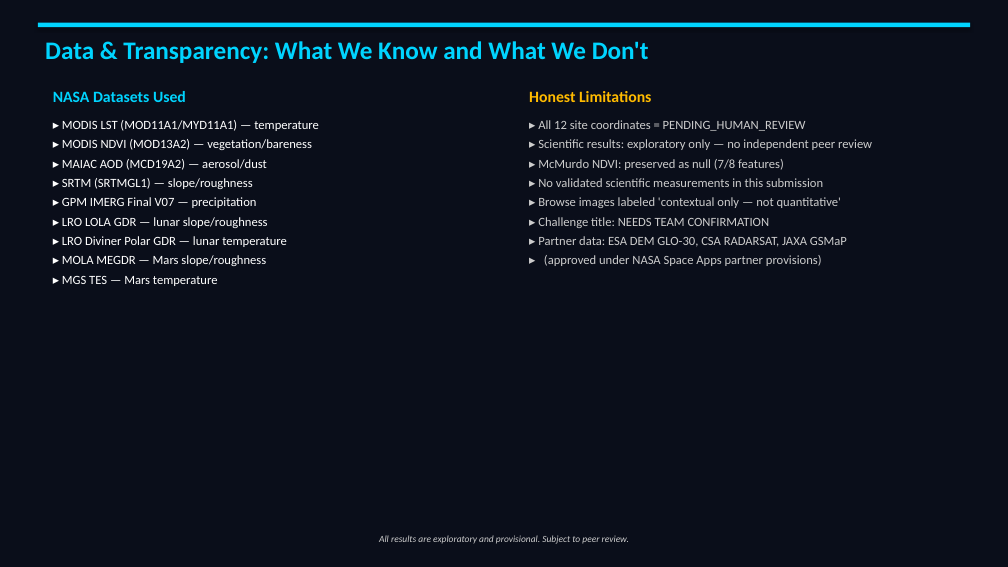
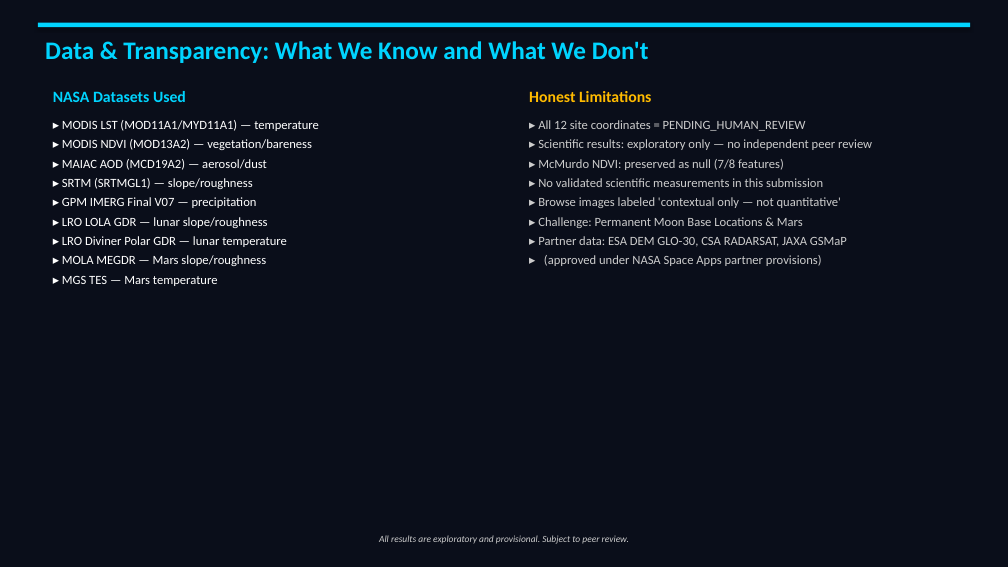
Before and after one commit to Amarahan/TerraTwin, a slide deck: slide 5 of submission/TerraTwin_Final_Demo.pptx. Drawn at 1008x567 pixels with LibreOffice and Linux fonts; fonts in the diff are those of the drawing. Boxes give left, top, right and bottom in pixels: in the first picture for what was removed or moved away, otherwise in the second. Text is boxed around its words. In the diff, an @@ line names an element or a change of style, - is before the commit and + after.

Commit message:
docs: bind official challenge title 'Identify Earth Locations that Analog the Permanent Moon Base Locations and Mars' to all submission materials

```diff
--- a/submission/TerraTwin_Final_Demo.pptx
+++ b/submission/TerraTwin_Final_Demo.pptx
@@ text at [538, 217, 803, 228]: text changed @@
-▸ Challenge title: NEEDS TEAM CONFIRMATION
+▸ Challenge: Permanent Moon Base Locations & Mars
```
Also in this commit, not shown: 2 other slides changed, 7 other files.
